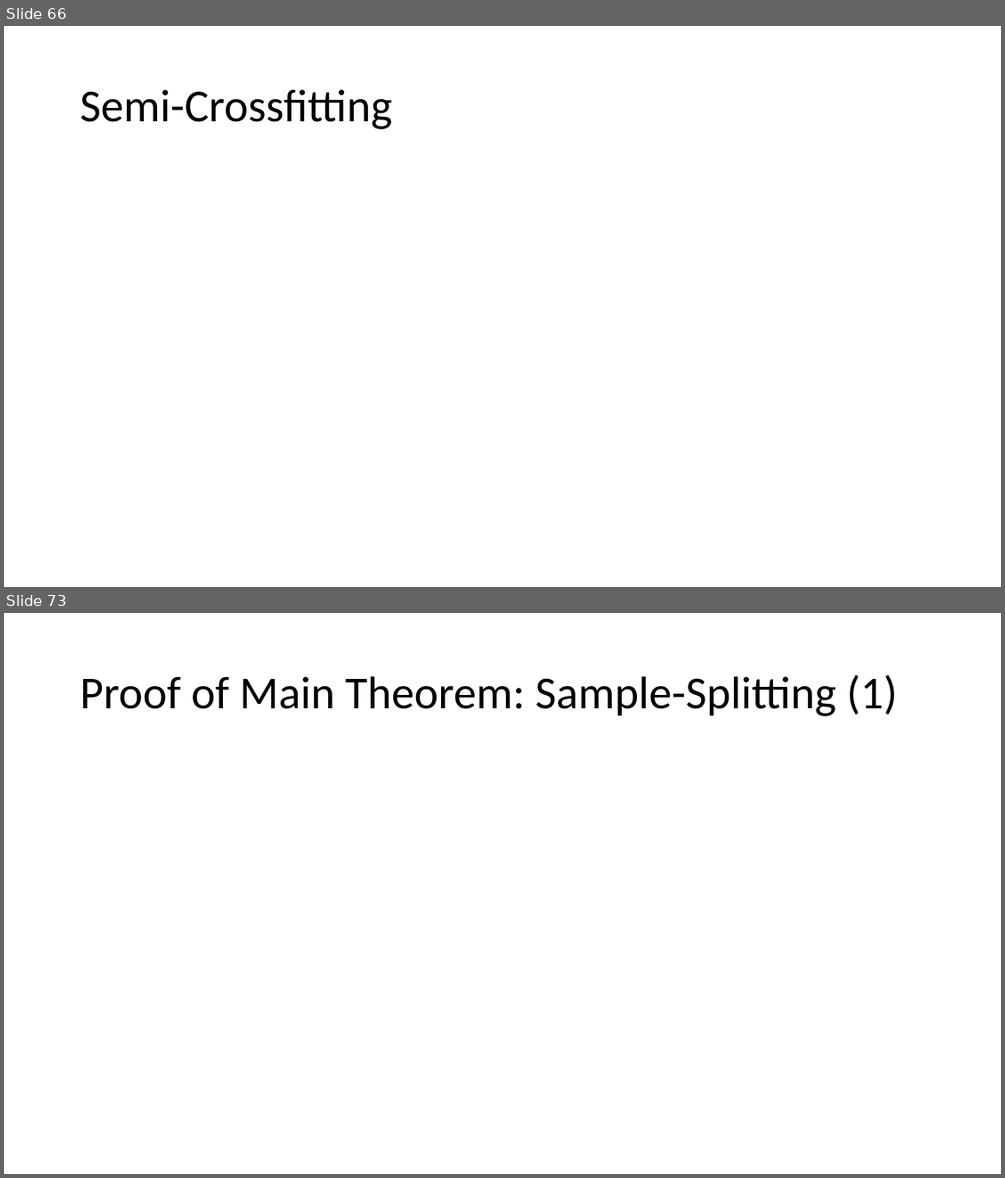
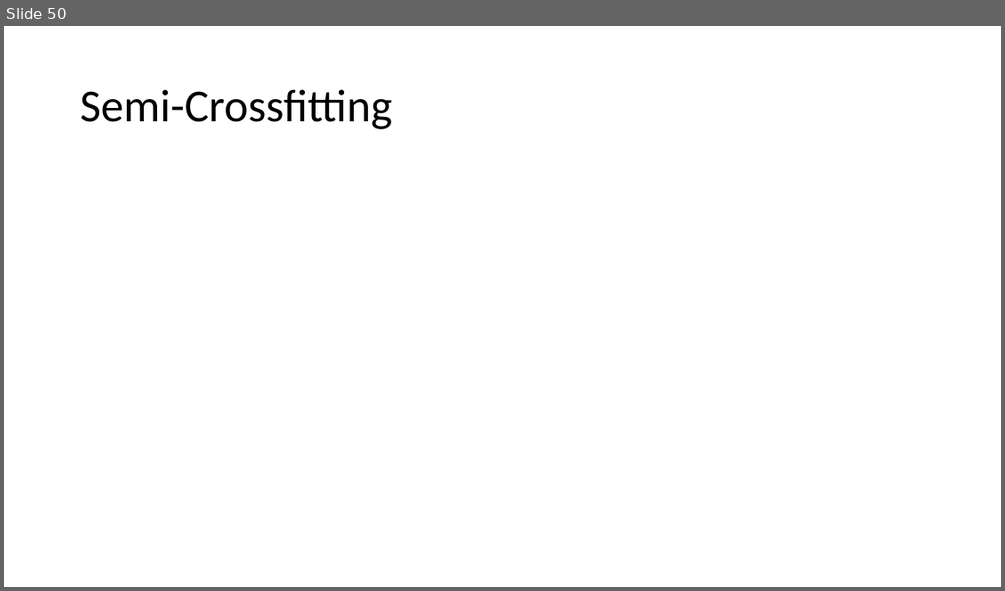
Before and after one commit to stanford-msande228/winter25, a slide deck: assets/presentations/MSANDE228_Lecture13_Inference_with_Modern_NonLinear_Methods.pptx. Shown one above the other, each under a label of ours: slides 66 and 73 before the commit, slide 50 after it; the slides between them are not shown. The pictures are 1005x1178 and 1005x591 pixels, drawn with LibreOffice and Linux fonts; fonts in the diff are those of the drawing; grey boxes stand for pictures. Boxes give left, top, right and bottom in pixels: in the first picture for what was removed or moved away, otherwise in the second. Text is boxed around its words. In the diff, an @@ line names an element or a change of style, - is before the commit and + after.

```diff
--- a/assets/presentations/MSANDE228_Lecture13_Inference_with_Modern_NonLinear_Methods.pptx
+++ b/assets/presentations/MSANDE228_Lecture13_Inference_with_Modern_NonLinear_Methods.pptx
@@ slide 73 removed at box(4, 613, 1001, 1174), background #FFFFFF @@
@@ title removed at box(80, 674, 898, 716) @@
-Proof of Main Theorem: Sample-Splitting (1)
@@ what was slide 66 is now slide 50 @@
```
Also in this commit, not shown: 7 slides changed, 3 slides added, 28 other slides removed, 1 other file.
